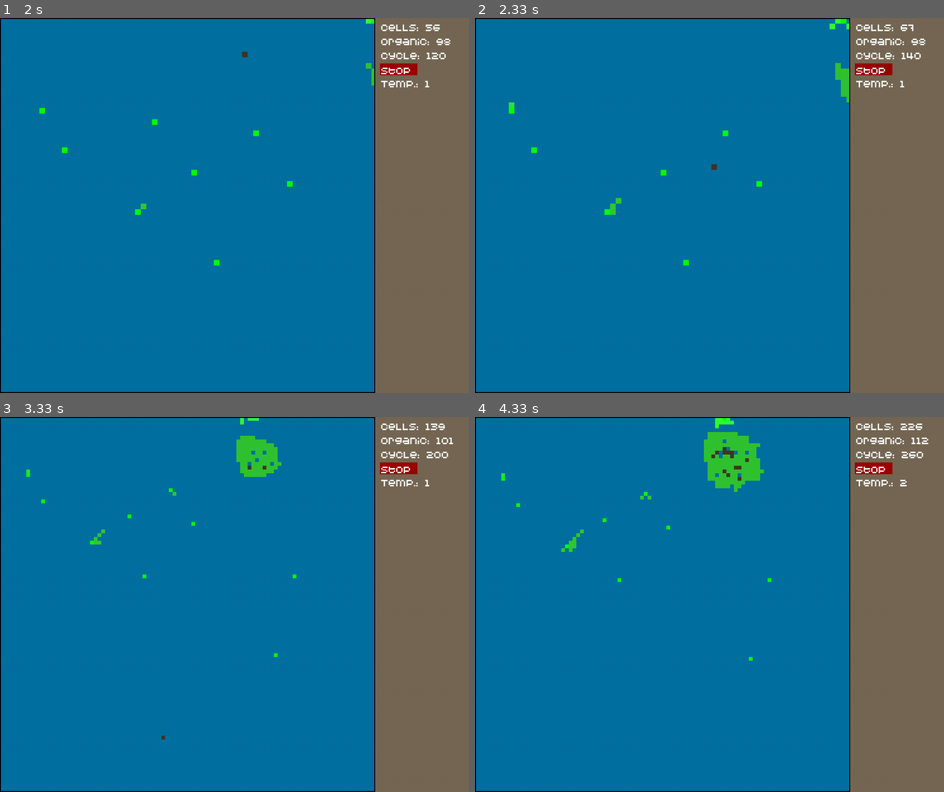
Above: before the commit, frames 1-4 (two rows, left to right).
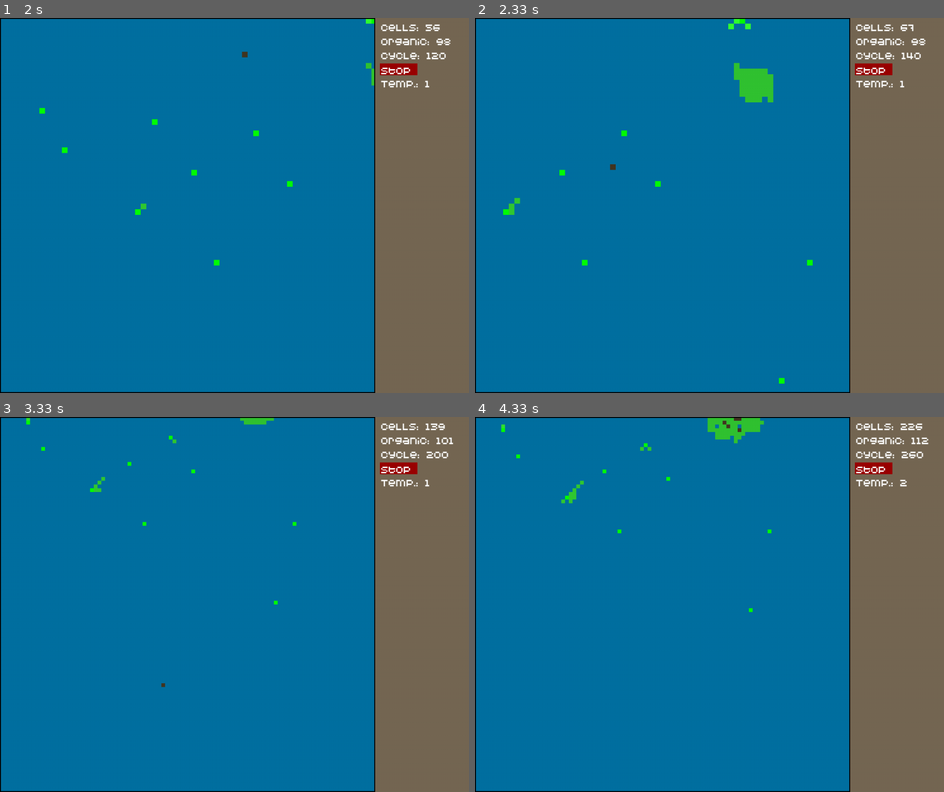
Above: after the commit, the same moments.

Repository: PilotOfAsuka/CellLabPython
Game: pygame game, started from main.py
Same seed, same stepped clock (60 frames per second), same inputs: the game is played once before the commit and once after it.
Inputs:
- Up to frame 1 (2 s): hold Right 0.33-0.8 s; hold Up 0.83-1.3 s; tap + at 1.33 s; tap = at 1.67 s
- Up to frame 2 (2.33 s): hold Right from 2 s (still down)
- Up to frame 3 (3.33 s): release Right at 2.47 s; hold Left 2.5-3.03 s; hold Down from 3.07 s (still down); tap - at 3.22 s
- Up to frame 4 (4.33 s): release Down at 3.53 s; hold Left 3.57-4.03 s; hold Up from 4.07 s (still down)

Frame 1 is identical in both runs. In frame 2, 1.5% of the frame differs, in the area x 6-80%, y 0-98%; in frame 3, 1.2%; in frame 4, 2.2%, in the area x 5-64%, y 0-65%.

Commit message:
New Year!!!
Последний комит в этом году

Diff:
--- a/app.py
+++ b/app.py
@@ -33,12 +33,13 @@
     # Основной цикл
     def loop(self):
         while self.run:
-            self.event()
+
             self.gui.camera.update()
             self.draw()
             self.surface.check_iterated()
             genome.temp, genome.sun_coord = func.weather_simulation(gui.count_of_cycle)
             self.surface.update_surface()
             self.gui.draw_gui()
+            self.event()
             pygame.display.flip()
             main.clock.tick(60)  # FPS пока так топорно меняем скорость циклов
--- a/configs.py
+++ b/configs.py
@@ -50,50 +50,60 @@
             self.x_offset = 0
 
         if self.scale == 2:
-            self.min_offset = -101
+            self.min_offset = -100
         elif self.scale == 3:
-            self.min_offset = -134
+            self.min_offset = -133
 
         if self.scale == 2 and self.y_offset < -100:
             self.y_offset = -100
 
         if self.scale == 2 and self.x_offset < -100:
             self.x_offset = -100
+        self.update_position()
 
     def handle_event(self, event):
         if event.type == pygame.KEYDOWN:
             if event.key == pygame.K_PLUS or event.key == pygame.K_EQUALS:
                 self.scale = self.scale + 1 if -1 < self.scale + 1 < 4 else self.scale
-                print(self.scale)
             elif event.key == pygame.K_MINUS:
                 self.scale = self.scale - 1 if 0 < self.scale - 1 < 4 else self.scale
-                print(self.scale)
 
-            #TODO перенести обработку смещения в Update_position()
             elif event.key == pygame.K_LEFT:
-                self.x_offset = self.x_offset + 1 if self.min_offset < self.x_offset + 1 < 1 else self.x_offset
-                print(self.x_offset)
+                self.moving_left = True
                 pass
             elif event.key == pygame.K_UP:
-                self.y_offset = self.y_offset + 1 if self.min_offset < self.y_offset + 1 < 1 else self.y_offset
-                print(self.y_offset)
+                self.moving_up = True
                 pass
             elif event.key == pygame.K_RIGHT:
-                self.x_offset = self.x_offset - 1 if self.min_offset < self.x_offset - 1 < 1 else self.x_offset
-                print(self.x_offset)
+                self.moving_right = True
                 pass
             elif event.key == pygame.K_DOWN:
-                self.y_offset = self.y_offset - 1 if self.min_offset < self.y_offset - 1 < 1 else self.y_offset
-                print(self.y_offset)
+                self.moving_down = True
+                pass
+        if event.type == pygame.KEYUP:
+            if event.key == pygame.K_LEFT:
+                self.moving_left = False
+                pass
+            elif event.key == pygame.K_UP:
+                self.moving_up = False
+                pass
+            elif event.key == pygame.K_RIGHT:
+                self.moving_right = False
+                pass
+            elif event.key == pygame.K_DOWN:
+                self.moving_down = False
                 pass
 
-    #TODO исправить нажатие клавиш, что бы не долбить по ним
     def update_position(self):
         if self.moving_left is True:
-            pass
+            self.x_offset = self.x_offset + 1 if self.min_offset < self.x_offset + 1 < 1 else self.x_offset
+
         if self.moving_right is True:
-            pass
+            self.x_offset = self.x_offset - 1 if self.min_offset < self.x_offset - 1 < 1 else self.x_offset
+
         if self.moving_up is True:
+            self.y_offset = self.y_offset + 1 if self.min_offset < self.y_offset + 1 < 1 else self.y_offset
             pass
         if self.moving_down is True:
+            self.y_offset = self.y_offset - 1 if self.min_offset < self.y_offset - 1 < 1 else self.y_offset
             pass
--- a/func.py
+++ b/func.py
@@ -4,6 +4,7 @@
 import numpy as np
 import math
 import gui
+import colors as c
 
 
 # Здесь можно хранить одиночные функции
@@ -51,13 +52,16 @@
 
 
 # Функция отрисовки объектов
-def draw_obj(obj):
+def draw_obj(obj, border_size=1):
     x, y = obj.position
     rect = pygame.Rect((x + gui.camera.x_offset) * (cfg.CELL_SIZE * gui.camera.scale),
                        (y + gui.camera.y_offset) * (cfg.CELL_SIZE * gui.camera.scale),
                        (cfg.CELL_SIZE * gui.camera.scale), (cfg.CELL_SIZE * gui.camera.scale))
     pygame.draw.rect(cfg.screen, obj.color, rect)
-
+    obj.rect = rect
+    border_rect = rect.inflate(border_size * 2, border_size * 2)
+    if obj.click is True:
+        pygame.draw.rect(cfg.screen,c.BLACK , border_rect, border_size)
 
 def weather_simulation(cycle):
     """
--- a/genome.py
+++ b/genome.py
@@ -3,6 +3,9 @@
 import func
 import objects as objs
 import surface
+import pygame
+import gui
+import colors as c
 
 food_values = {
     'cell_thinks': {'min': 50, 'max': 30},  # Зависит от температуры
@@ -26,6 +29,8 @@
         self.count_of_reproduce = 0
         self.screen_position = x * cfg.CELL_SIZE, y * cfg.CELL_SIZE
         self.iterated = False
+        self.rect = None
+        self.click = False
 
     MAX_ENERGY = 1100  # Максимальный уровень энергии для бота
 
@@ -147,6 +152,20 @@
                                                                            104, 34, 84)
                                                      )
 
+    def draw_obj(self, border_size=1):
+        """
+        Отрисовка объекта
+        """
+        x, y = self.position
+        rect = pygame.Rect((x + gui.camera.x_offset) * (cfg.CELL_SIZE * gui.camera.scale),
+                           (y + gui.camera.y_offset) * (cfg.CELL_SIZE * gui.camera.scale),
+                           (cfg.CELL_SIZE * gui.camera.scale), (cfg.CELL_SIZE * gui.camera.scale))
+        pygame.draw.rect(cfg.screen, self.color, rect)
+        self.rect = rect
+        border_rect = rect.inflate(border_size * 2, border_size * 2)
+        if self.click is True:
+            pygame.draw.rect(cfg.screen, c.BLACK, border_rect, border_size)
+
 
 class Predator(BotGenome):
     def __init__(self, food=800, x=0, y=0, color=(230, 1, 92), genome=None):
@@ -210,7 +229,7 @@
             food = surface.world_grid[new_y][new_x]
 
             move_cell(self, x, y, new_x, new_y)
-            #func.mutate_genome_new(self.genome, 0.1, food.genome_number)
+            func.mutate_genome_new(self.genome, 0.1, food.genome_number)
             self.food += food.food  # Логика расхода энергии
 
             # Перемещаем УТК
@@ -232,7 +251,10 @@
 
         # Если куда хочет шагнуть клетка есть хищник
         elif isinstance(surface.world_grid[new_x][new_y], Predator):
-            self.ptr = self_get_next_index(self, step=59)
+            if self.food >= 1000:
+                self.reproduce()
+            else:
+                self.ptr = self_get_next_index(self, step=59)
 
     # Функция деления
     def reproduce(self):
--- a/objects.py
+++ b/objects.py
@@ -3,6 +3,7 @@
 import surface
 import configs as cfg
 import genome
+import pygame
 
 
 # Класс еды просто болванка
@@ -14,9 +15,12 @@
         self.count_of_cycle = 0
         self.genome_number = genome_number
         self.iterated = False
+        self.click = False
 
     def move(self):
-
+        """
+        Перемещение объекта
+        """
         x, y = self.position
         new_y = y + 1 if -1 < y + 1 < cfg.GRID_SIZE_H else y
 
@@ -34,3 +38,17 @@
         if self.count_of_cycle >= 10000:
             x, y = self.position
             surface.world_grid[y][x] = None
+
+    def draw_obj(self, border_size=1):
+        """
+        Отрисовка объекта
+        """
+        x, y = self.position
+        rect = pygame.Rect((x + gui.camera.x_offset) * (cfg.CELL_SIZE * gui.camera.scale),
+                           (y + gui.camera.y_offset) * (cfg.CELL_SIZE * gui.camera.scale),
+                           (cfg.CELL_SIZE * gui.camera.scale), (cfg.CELL_SIZE * gui.camera.scale))
+        pygame.draw.rect(cfg.screen, self.color, rect)
+        self.rect = rect
+        border_rect = rect.inflate(border_size * 2, border_size * 2)
+        if self.click is True:  # Обводка
+            pygame.draw.rect(cfg.screen, c.BLACK, border_rect, border_size)
--- a/surface.py
+++ b/surface.py
@@ -3,7 +3,7 @@
 import objects as objs
 import gui
 import configs as cfg
-
+import pygame
 # Инициализация двумерного массива мира
 world_grid = [[None for _ in range(cfg.GRID_SIZE_W)] for _ in range(cfg.GRID_SIZE_H)]  # Мир в котором живут клетки
 
@@ -25,7 +25,7 @@
                     if isinstance(obj, genome.BotGenome):
                         if gui.start_stop_button.click is True:
                             obj.execute_genome()
-                        func.draw_obj(obj)
+                        obj.draw_obj()
                         gui.count_of_cell += 1
                     elif isinstance(obj, objs.Food):
                         if gui.start_stop_button.click is True:
